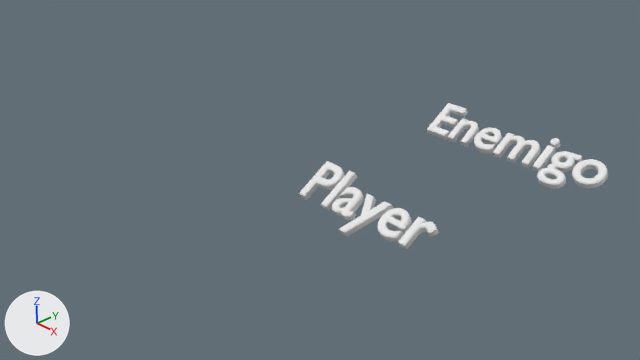
Two versions of the Blender file doc/blender/carteles/carteles.blend, one commit apart.
The view is the same before and after, from the file's camera 'Camera'. Every picture has the same lights, and +X, +Y and +Z are marked at lower left.

Objects in the first picture: 'enemigo', 'player'.
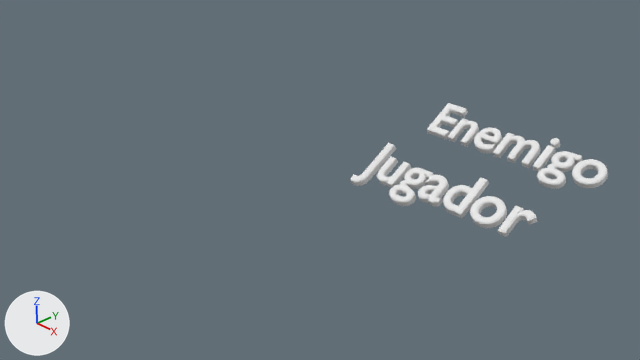
Location of each change, [x1, y1, x2, y2] in pixels of the pictures (640 x 360 px):
'jugador', added
    after: [350, 143, 537, 237]
'player', deleted
    before: [299, 161, 439, 249]

What changed in the scene script:
```text
Add me_jugador:
    me_jugador.from_pydata(...)  # 6048 vertices, 3772 faces; spans x -0.09..3.09, y -0.24..0.63, z -0.18..0.4
    me_jugador.materials.append(mat_player)  # its picture is missing
Remove ob_player:
    ob_player = bpy.data.objects.new('player', me_player)
    ob_player.location = (0.0, 0.0, 0.19)
Add ob_jugador:
    ob_jugador = bpy.data.objects.new('jugador', me_jugador)
    ob_jugador.location = (0.16, 1.31, 0.16)
```
